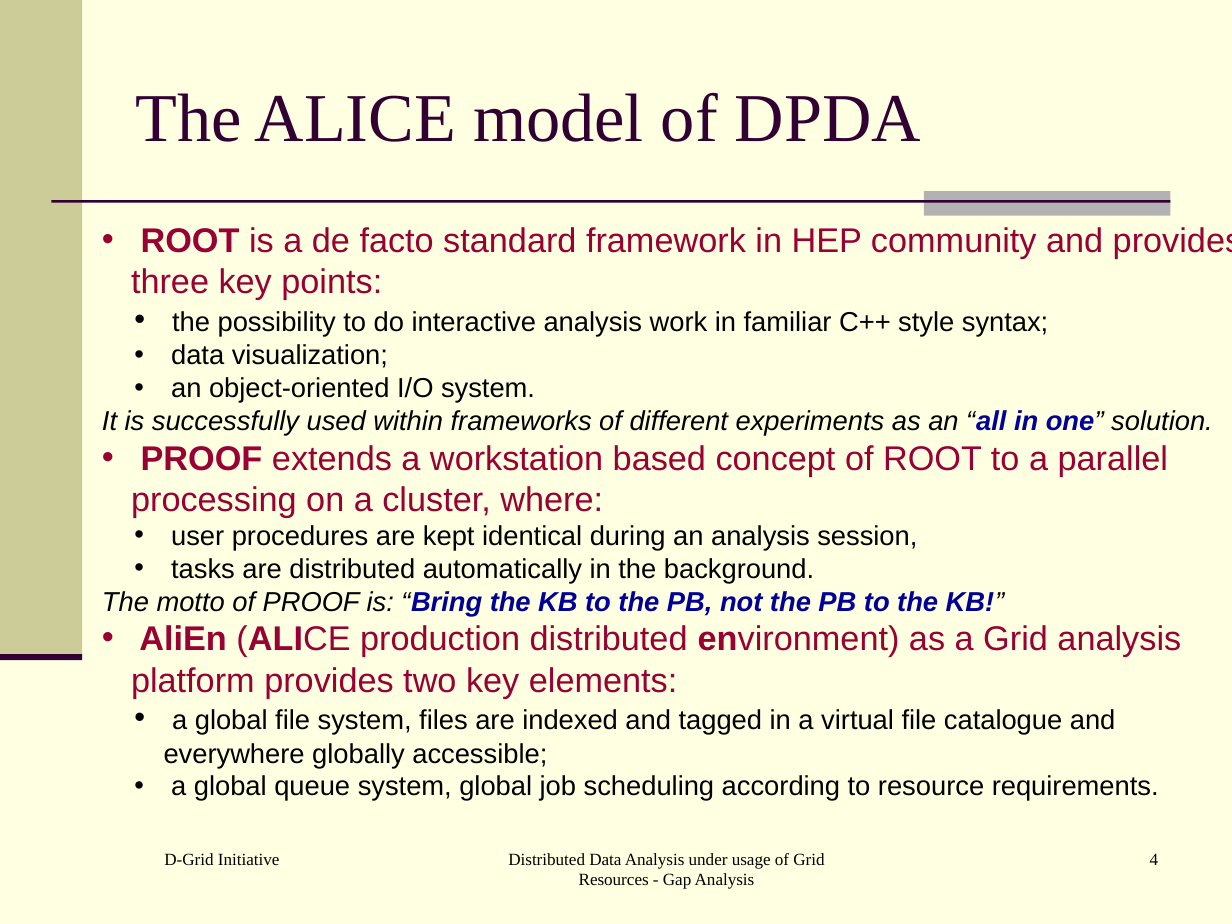
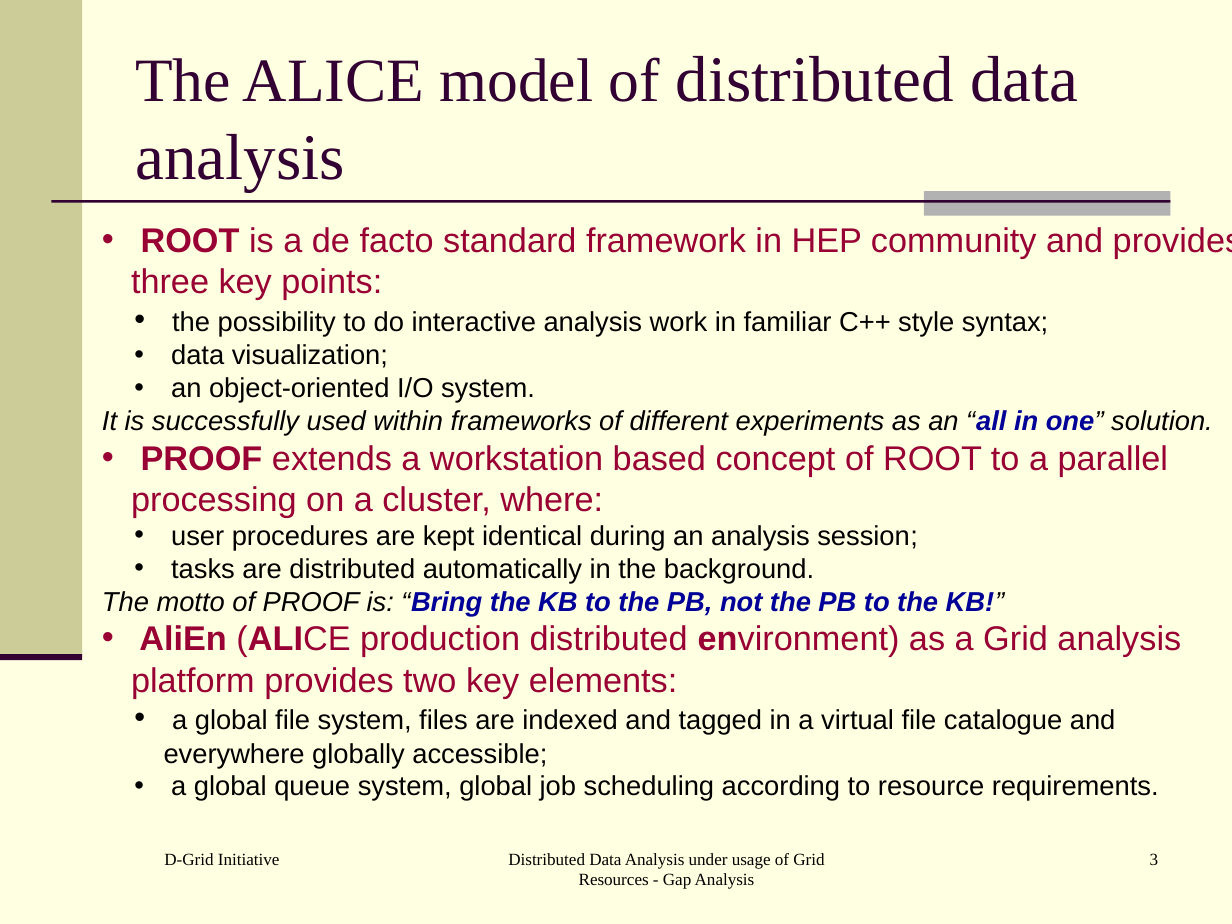
Before and after one commit to AnarManafov/PoDDocumentation, a slide deck: slide 3 of HEPCG-Workshops/2006-Nov/HEPCG-Workshops-2006-Nov.ppt (slide 4 before the commit). Drawn at 1232x924 pixels with LibreOffice and Linux fonts; fonts in the diff are those of the drawing. Boxes give left, top, right and bottom in pixels: in the first picture for what was removed or moved away, otherwise in the second. Text is boxed around its words. In the diff, an @@ line names an element or a change of style, - is before the commit and + after.

```diff
--- a/HEPCG-Workshops/2006-Nov/HEPCG-Workshops-2006-Nov.ppt
+++ b/HEPCG-Workshops/2006-Nov/HEPCG-Workshops-2006-Nov.ppt
@@ title at [135,56,1078,191]: text changed; size 40 to 38 pt @@
-The ALICE model of DPDA
+The ALICE model of distributed data analysis
@@ text at [171,525,918,551]: text changed @@
-  • user procedures are kept identical during an analysis session,
+  • user procedures are kept identical during an analysis session;
@@ page number at [1150,853,1159,865]: text changed @@
-4
+3
```
Also in this commit, not shown: 8 other slides changed, 1 slide removed, 1 other file.
